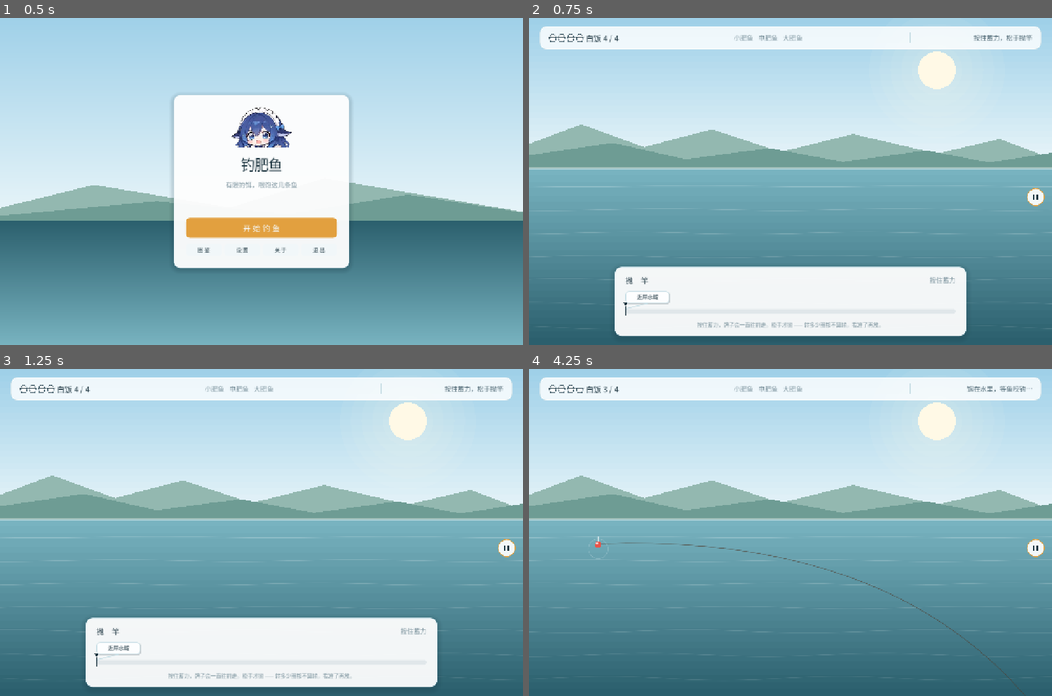
Above: before the commit, frames 1-4 (two rows, left to right).
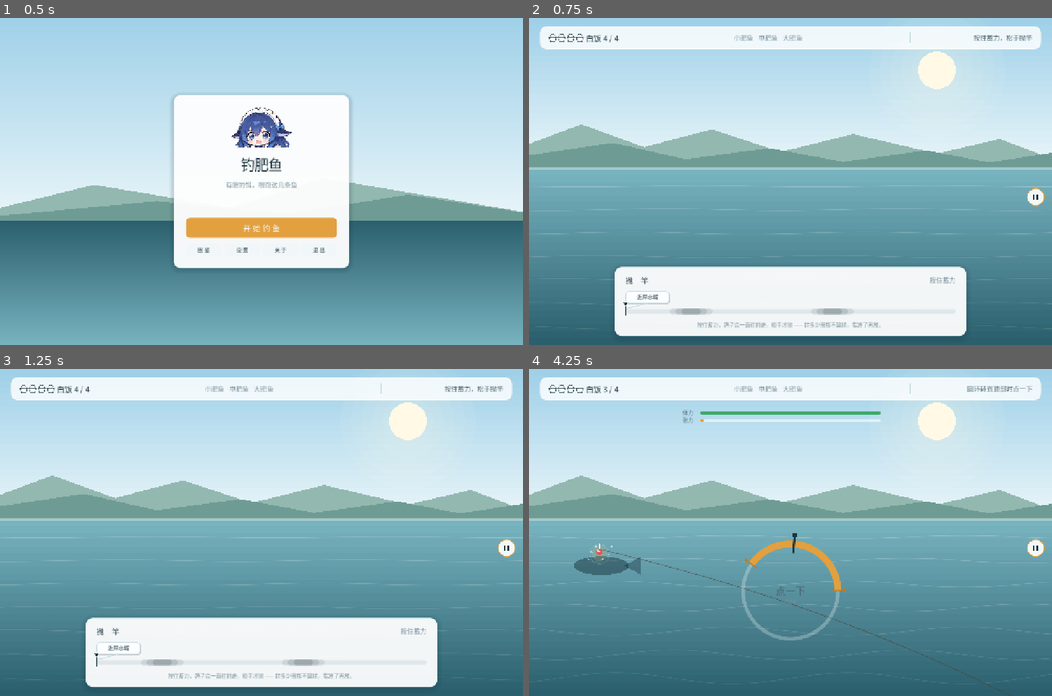
Above: after the commit, the same moments.

Repository: yes-a-hit/Fishing-the-fat-fish
Game: Godot game, scene res://menu.tscn
The game is run twice, just before and just after one commit, with the same random seed, the same clock (stepped at 60 frames per second) and the same inputs.
Inputs (mouse positions are in pixels of both pictures, inside the frame that each line leads up to):
- Up to frame 1 (0.5 s): no input
- Up to frame 2 (0.75 s): click "开 始 钓 鱼" at 0.5 s
- Up to frame 3 (1.25 s): no input
- Up to frame 4 (4.25 s): click (1036, 548) at 1.25 s; click "继 续" at 2 s; tap Enter (ui_accept) at 2.75, 3.02, 3.77 s; move the mouse to (905, 516) at 2.77 s; tap Space at 2.85, 3.6 s; click (905, 516) at 2.92 s; move the mouse to (685, 548) at 3.52 s; click (685, 548) at 3.67 s

Frame 1 is identical in both runs. In frame 2, 0.2% of the frame differs, in the area x 28-61%, y 88-91%; in frame 3, 0.2%; in frame 4, 3.5%, in the area x 0-100%, y 5-100%.

Commit message:
v1.3.7：水面鱼影机制、设置页重置进度

Diff:
--- a/data/tuning.json
+++ b/data/tuning.json
@@ -6,6 +6,9 @@
                         "fake_claude_chance":  "远洋尽头那条 trap 是「假的」的概率。假的就是套着 Claude 头套的鲸鱼娘，钓上来照样终结这一局，但结算换成三段 meme。真陷阱照样封号。三档 0.90 / 0.70 / 0.40。",
                         "charge_full_seconds":  "蓄力条转完一圈（0→100）的时间；走完从 0 继续，不结束。调大 = 抛竿更好控。三档 2.1 / 1.5 / 1.15。",
                         "cast_jitter":  "落点随机误差 ±。越大越考验手感。三档 3.0 / 1.2 / 0.6。",
+                        "shadow_count":  "水面鱼影的团数。每局重新撒，落点压进去那条鱼的体力就打折。0 = 关掉。轻松档默认 0（故事模式不考验手气）。",
+                        "shadow_width":  "每团鱼影在距离刻度（0~100）上占多宽。13 大约是一个牌子的宽度。",
+                        "shadow_weaken":  "落进鱼影时鱼的体力乘这个系数。0.62 = 打六折，一轮能少打一两下。",
                         "bite_delay_min/max":  "抛竿后到咬钩的随机等待区间（秒）。",
                         "empty_wait":  "空竿时干等的秒数。",
                         "resolve_hold":  "失败提示在场景里停留的秒数，期间点击可跳过。",
@@ -31,6 +34,9 @@
     "fake_claude_chance":  0.7,
     "charge_full_seconds":  1.5,
     "cast_jitter":  1.2,
+    "shadow_count":  2,
+    "shadow_width":  13.0,
+    "shadow_weaken":  0.62,
     "bite_delay_min":  0.8,
     "bite_delay_max":  1.7,
     "empty_wait":  1.1,
@@ -59,6 +65,7 @@
                                       "fake_claude_chance":  0.9,
                                       "charge_full_seconds":  2.1,
                                       "cast_jitter":  3.0,
+                                      "shadow_count":  0,
                                       "dda_from_difficulty":  false,
                                       "zones":  [
                                                     {
--- a/scripts/core/fight_session.gd
+++ b/scripts/core/fight_session.gd
@@ -51,14 +51,15 @@
 
 
 func _init(fish: FishSpec, tuning: GameTuning, rng_source: RandomNumberGenerator = null,
-		dda: Dictionary = {}) -> void:
+		dda: Dictionary = {}, stamina_scale: float = 1.0) -> void:
 	spec = fish
 	_tune = tuning
 	rng = rng_source if rng_source != null else RandomNumberGenerator.new()
 	if rng_source == null:
 		rng.randomize()
 
-	stamina_max = maxf(fish.stamina, 1.0)
+	# 落点压在鱼影上：这条鱼已经没劲了，体力打个折
+	stamina_max = maxf(fish.stamina * clampf(stamina_scale, 0.2, 1.0), 1.0)
 	stamina = stamina_max
 	tension_max = maxf(float(tuning.fight_value("tension_max", 100.0)), 1.0)
 	tension = 0.0
--- a/scripts/core/fishing_session.gd
+++ b/scripts/core/fishing_session.gd
@@ -57,6 +57,10 @@
 var _ending: String = ""
 var _pending_claude_fake: bool = false   ## 这次抛向陷阱带，钓上来的会不会是假的
 var _totals: Dictionary = {"rounds": 0, "perfect": 0, "miss": 0}
+## 水面上的模糊鱼影：[{center: float, width: float}]。落点压进去，那条鱼会弱一截。
+## 每局重新生成 —— 记不住位置，只能看见影子再决定要不要赌。
+var _shadows: Array = []
+var _shadow_hit: bool = false
 
 
 func _init(fish_list: Array, tuning: GameTuning, rng_source: RandomNumberGenerator = null) -> void:
@@ -92,8 +96,35 @@
 	_empty_reason = ""
 	last_result = ""
 	_ending = ""
+	_shadow_hit = false
+	_roll_shadows()
 	bait_changed.emit(bait_left, bait_max)
 	_set_phase(Phase.AIMING)
+
+
+## 撒几团影子在水面上。刻意避开两端 —— 贴着 0 或 100 的影子玩家根本瞄不准。
+func _roll_shadows() -> void:
+	_shadows = []
+	var n := _tune.shadow_count
+	if n <= 0:
+		return
+	var width := _tune.shadow_width
+	for i in n:
+		# 均分成 n 段，每段里随机撒一个，保证不会挤在一起
+		var span := 100.0 / float(n)
+		var lo := span * float(i) + width * 0.75
+		var hi := span * float(i + 1) - width * 0.75
+		if hi <= lo:
+			continue
+		_shadows.append({"center": rng.randf_range(lo, hi), "width": width})
+
+
+func shadows() -> Array:
+	return _shadows.duplicate()
+
+
+func shadow_hit() -> bool:
+	return _shadow_hit
 
 
 func is_charging() -> bool:
@@ -229,6 +260,13 @@
 	)
 	charge = 0.0
 	charge_changed.emit(0.0)
+
+	# 落点压在鱼影上：这一竿的鱼已经累了，搏斗时体力打折
+	_shadow_hit = false
+	for s in _shadows:
+		if absf(cast_point - float(s["center"])) <= float(s["width"]) * 0.5:
+			_shadow_hit = true
+			break
 
 	# 距离带是重叠的：覆盖该点且**没被隔离**的鱼全部进池子，按 weight 抽一条。
 	# 注意不过滤已钓到的鱼 —— 同一条可以反复上，只是不再计入收集。
@@ -294,7 +332,8 @@
 func _start_fight() -> void:
 	# 钓到的鱼越多，这一场转得越快、黄标摆得越凶
 	var dda := _tune.dda_scale(_caught_target_count(), _targets.size())
-	fight = FightSession.new(pending_fish, _tune, rng, dda)
+	var scale := _tune.shadow_weaken if _shadow_hit else 1.0
+	fight = FightSession.new(pending_fish, _tune, rng, dda, scale)
 	fight.finished.connect(_on_fight_finished)
 	_set_phase(Phase.FIGHTING)
 	bite_started.emit(pending_fish, fight)
--- a/scripts/core/game_tuning.gd
+++ b/scripts/core/game_tuning.gd
@@ -44,6 +44,11 @@
 var dda_from_difficulty: bool = true    ## 简单难度不启用，普通以上才上劲
 var charge_full_seconds: float = 1.6    ## 蓄力条转完一圈（0→100）需要几秒；走完从 0 继续，不结束
 var cast_jitter: float = 1.5            ## 落点随机误差 ±
+## 水面上的模糊鱼影：落点压在影子里，那条鱼已经累了，打起来轻一些。
+## 影子每局随机生成，玩家只能看见一团模糊的黑影 —— 看见影子就知道这一竿值得赌。
+var shadow_count: int = 2               ## 每局生成几个影子；0 = 关掉这个机制
+var shadow_width: float = 13.0          ## 影子在距离条上占多宽（0~100 的刻度）
+var shadow_weaken: float = 0.62         ## 落进影子时，鱼的体力乘这个系数
 var bite_delay_min: float = 0.8         ## 抛竿后最短等待
 var bite_delay_max: float = 1.7         ## 抛竿后最长等待
 var empty_wait: float = 1.1             ## 空竿时的干等时长
@@ -70,6 +75,9 @@
 	t.dda_from_difficulty = bool(src.get("dda_from_difficulty", t.dda_from_difficulty))
 	t.charge_full_seconds = maxf(float(src.get("charge_full_seconds", t.charge_full_seconds)), 0.1)
 	t.cast_jitter = maxf(float(src.get("cast_jitter", t.cast_jitter)), 0.0)
+	t.shadow_count = clampi(int(src.get("shadow_count", t.shadow_count)), 0, 6)
+	t.shadow_width = clampf(float(src.get("shadow_width", t.shadow_width)), 3.0, 40.0)
+	t.shadow_weaken = clampf(float(src.get("shadow_weaken", t.shadow_weaken)), 0.2, 1.0)
 	t.bite_delay_min = maxf(float(src.get("bite_delay_min", t.bite_delay_min)), 0.05)
 	t.bite_delay_max = maxf(float(src.get("bite_delay_max", t.bite_delay_max)), t.bite_delay_min)
 	t.empty_wait = maxf(float(src.get("empty_wait", t.empty_wait)), 0.05)
@@ -115,6 +123,12 @@
 	if dz is Array and not (dz as Array).is_empty():
 		zones = _sanitize_zones(dz as Array)
 		zones_explicit = not zones.is_empty()
+
+	# 简单难度关掉鱼影，故事模式不该考验手气
+	if d.has("shadow_count"):
+		shadow_count = clampi(int(d["shadow_count"]), 0, 6)
+	if d.has("shadow_weaken"):
+		shadow_weaken = clampf(float(d["shadow_weaken"]), 0.2, 1.0)
 
 	var df: Variant = d.get("fight", null)
 	if df is Dictionary:
--- a/scripts/ui/cast_bar.gd
+++ b/scripts/ui/cast_bar.gd
@@ -20,6 +20,7 @@
 
 var _point: float = 0.0
 var _font: Font = null
+var _shadows: Array = []
 
 
 func _ready() -> void:
@@ -29,7 +30,10 @@
 
 
 ## 前两个参数保留是为了不改调用方 —— 分区已经不再画出来了。
-func configure(_zones: Array, _caught: Array, _fish_names: Dictionary = {}) -> void:
+## shadows 是 [[{center, width}]] 形式的鱼影，画成几团压暗的模糊块。
+func configure(_zones: Array, _caught: Array, _fish_names: Dictionary = {},
+		shadows: Array = []) -> void:
+	_shadows = shadows.duplicate()
 	queue_redraw()
 
 
@@ -46,6 +50,7 @@
 	# 轨道：一条干净的空槽，没有任何分区色块
 	var track := Rect2(0, TOP_PAD, w, TRACK_HEIGHT)
 	draw_style_box(_box(Palette.ZONE_GAP, int(TRACK_HEIGHT * 0.5), Color(0, 0, 0, 0), 0), track)
+	_draw_shadows(w)
 
 	var cx := w * _point
 	# 两端各留一点，免得牌子贴边时被裁掉
@@ -82,6 +87,31 @@
 	]), Palette.INK)
 
 
+## 水面上那几团模糊的鱼影。三层同心、越里越暗，边缘就软下去了 ——
+## 看起来像水下的东西，而不是一条画上去的色块。
+func _draw_shadows(w: float) -> void:
+	for s in _shadows:
+		var center := float(s["center"])
+		var full := float(s["width"])
+		var cx := w * center / 100.0
+		var half := w * full / 100.0 * 0.5
+		if half <= 1.0:
+			continue
+		var layers := [
+			[1.00, 0.10],
+			[0.74, 0.13],
+			[0.46, 0.17],
+		]
+		for layer in layers:
+			var lw: float = half * float(layer[0])
+			var alpha: float = float(layer[1])
+			var rect := Rect2(cx - lw, TOP_PAD - 1.0, lw * 2.0, TRACK_HEIGHT + 2.0)
+			draw_style_box(
+				_box(Color(Palette.INK, alpha), int((TRACK_HEIGHT + 2.0) * 0.5), Color(0, 0, 0, 0), 0),
+				rect
+			)
+
+
 func _box(fill: Color, radius: int, edge: Color, edge_width: int) -> StyleBoxFlat:
 	var sb := StyleBoxFlat.new()
 	sb.bg_color = fill
--- a/scripts/ui/cast_panel.gd
+++ b/scripts/ui/cast_panel.gd
@@ -11,6 +11,7 @@
 
 var _bar: CastBar = null
 var _aim_label: Label = null
+var _shadows: Array = []
 
 
 ## 两个参数都保留是为了不改调用方 —— 分区已经不再参与显示。
@@ -43,7 +44,7 @@
 	head.add_child(_aim_label)
 
 	_bar = CastBar.new()
-	_bar.configure([], [])
+	_bar.configure([], [], {}, _shadows)
 	col.add_child(_bar)
 
 	var tip := UIKit.label("按住蓄力，牌子会一直往前走。松手才抛 —— 转多少圈都不算输，看准了再放。",
@@ -64,7 +65,13 @@
 
 
 func refresh_caught(_caught: Array) -> void:
-	_bar.configure([], [])
+	_bar.configure([], [], {}, _shadows)
+
+
+## 每局开始时调用一次：把这一局的鱼影交给距离条去画。
+func set_shadows(list: Array) -> void:
+	_shadows = list.duplicate()
+	_bar.configure([], [], {}, _shadows)
 
 
 ## 阶段切换时把游标归零，避免上一局的残影。
--- a/scripts/ui/game_root.gd
+++ b/scripts/ui/game_root.gd
@@ -352,6 +352,8 @@
 	_hud.refresh_caught([])
 
 	_session.start()
+	# 新的一局，水面上的影子重新撒；交给距离条去画
+	_cast_panel.set_shadows(_session.shadows())
 
 
 func _disconnect_session() -> void:
--- a/scripts/ui/settings_root.gd
+++ b/scripts/ui/settings_root.gd
@@ -16,6 +16,10 @@
 var _buttons: Dictionary = {}
 var _blurb: Label = null
 var _audio_rows: Dictionary = {}
+var _reset_btn: Button = null
+var _reset_hint: Label = null
+var _reset_armed: bool = false
+var _reset_timer: SceneTreeTimer = null
 
 
 func _ready() -> void:
@@ -119,6 +123,19 @@
 	_audio_rows["voice"] = _build_audio_row(col, "语音", _settings.voice_on, _settings.voice_volume)
 
 	col.add_child(UIKit.divider())
+	col.add_child(UIKit.label("存档", Palette.F_SMALL, Palette.INK_SOFT))
+
+	_reset_btn = UIKit.button("重置进度", false)
+	_reset_btn.pressed.connect(_on_reset_progress)
+	col.add_child(_reset_btn)
+
+	_reset_hint = UIKit.wrap_label(
+		"会清空图鉴、三次封号的计数、以及「齐人之福」的解锁。难度和音量设置保留。",
+		Palette.F_SMALL, Palette.INK_FAINT)
+	_reset_hint.custom_minimum_size = Vector2(0, 34)
+	col.add_child(_reset_hint)
+
+	col.add_child(UIKit.divider())
 
 	var back := UIKit.button("返 回", true)
 	back.pressed.connect(_back)
@@ -253,5 +270,36 @@
 	return sb
 
 
+## 两段式确认：第一下把按钮变成「真的清空？」，四秒内再点一下才动手。
+## 单段确认太容易误触 —— 这是不可撤销的操作。
+func _on_reset_progress() -> void:
+	if not _reset_armed:
+		_reset_armed = true
+		_reset_btn.text = "真的清空？再点一次"
+		_reset_hint.text = "图鉴、封号次数、齐人之福全部归零。这一下点下去就没了。"
+		_reset_hint.add_theme_color_override("font_color", Palette.BAD)
+		_disarm_later()
+		return
+
+	_reset_armed = false
+	_reset_btn.text = "重置进度"
+	_reset_hint.text = "已清空。档没了，可以重新开始了。"
+	_reset_hint.add_theme_color_override("font_color", Palette.GOOD)
+	Gallery.clear()
+	# clear() 删的是整个文件，图鉴与 claude_stage 一起归零
+
+
+func _disarm_later() -> void:
+	var timer := get_tree().create_timer(4.0)
+	_reset_timer = timer
+	await timer.timeout
+	# 四秒内没点第二下就撤销，按钮恢复原样
+	if _reset_armed:
+		_reset_armed = false
+		_reset_btn.text = "重置进度"
+		_reset_hint.text = "会清空图鉴、三次封号的计数、以及「齐人之福」的解锁。难度和音量设置保留。"
+		_reset_hint.add_theme_color_override("font_color", Palette.INK_FAINT)
+
+
 func _back() -> void:
 	get_tree().change_scene_to_file(MENU_SCENE)
--- a/tests/selftest.gd
+++ b/tests/selftest.gd
@@ -68,6 +68,8 @@
 	_case_audio_director()
 	_case_menu_boot()
 	_case_difficulty_affects_game()
+	_case_shadow_zones()
+	_case_reset_progress()
 
 
 func _check(label: String, actual, expected) -> void:
@@ -1448,6 +1450,72 @@
 	_check("未知难度落回 normal", weird.difficulty, "normal")
 
 
+## 水面鱼影：每局撒几团，落点压进去鱼的体力就打个折。
+func _case_shadow_zones() -> void:
+	print("[case] 水面鱼影")
+	var t := _test_tuning()
+	t.shadow_count = 2
+	t.shadow_width = 13.0
+	t.shadow_weaken = 0.5
+
+	var s := _new_session()
+	s._tune = t
+	s.start()
+	var sh: Array = s.shadows()
+	_check("撒了两个影子", sh.size(), 2)
+	for one in sh:
+		_ok("影子宽度 = 配置值", absf(float(one["width"]) - 13.0) < 0.001)
+		_ok("影子不贴边", float(one["center"]) > 5.0 and float(one["center"]) < 95.0)
+
+	# 两团影子不该重叠 —— 均分段撒就是为了这个
+	if sh.size() == 2:
+		_ok("两团影子不重叠",
+			absf(float(sh[0]["center"]) - float(sh[1]["center"])) >= 13.0)
+
+	# 把影子钉死在中点，抛过去必然命中
+	s._shadows = [{"center": 50.0, "width": 13.0}]
+	s._shadow_hit = false
+	s.bait_left = 3
+	s.charge = 0.5
+	s._cast()
+	_ok("抛到影子上命中", s.shadow_hit())
+
+	# 同一份 tuning，一个不削弱一个削一半，比体力上限
+	var fish: FishSpec = s._targets[0]
+	var full := FightSession.new(fish, t, _seeded_rng(), {}, 1.0)
+	var weak := FightSession.new(fish, t, _seeded_rng(), {}, 0.5)
+	_ok("影子内体力减半",
+		absf(weak.stamina_max - full.stamina_max * 0.5) < 0.01)
+
+	# 关掉之后一条影子都不许有
+	t.shadow_count = 0
+	var s2 := _new_session()
+	s2._tune = t
+	s2.start()
+	_check("shadow_count=0 时没有影子", s2.shadows().size(), 0)
+
+
+## 重置进度：图鉴与封号次数一起归零，设置不动。
+func _case_reset_progress() -> void:
+	print("[case] 重置进度")
+	var before := Gallery.override_path
+	Gallery.override_path = "user://gallery_reset_test.json"
+	Gallery.clear()
+
+	Gallery.unlock("feast")
+	Gallery.bump_claude_stage()
+	_ok("重置前有进度", Gallery.is_unlocked("feast"))
+	_check("重置前封号次数 = 1", Gallery.claude_stage(), 1)
+
+	Gallery.clear()
+	_ok("重置后图鉴空了", not Gallery.is_unlocked("feast"))
+	_check("重置后封号次数归零", Gallery.claude_stage(), 0)
+	_check("重置后计数 = 0", Gallery.count_of(""), 0)
+
+	Gallery.clear()
+	Gallery.override_path = before
+
+
 func _find_blocking_control(node: Node) -> String:
 	for child in node.get_children():
 		if child is BaseButton:
Not shown, changed: export_presets.cfg
Not shown, changed: README.md
Not shown, removed: docs/download/钓肥鱼-v1.3.6-windows-x64.zip
Not shown, removed: docs/download/钓肥鱼-v1.3.6.apk
Not shown, added: docs/download/钓肥鱼-v1.3.7-windows-x64.zip
Not shown, added: docs/download/钓肥鱼-v1.3.7.apk
Not shown, changed: docs/index.html
Not shown, changed: docs/index.pck
